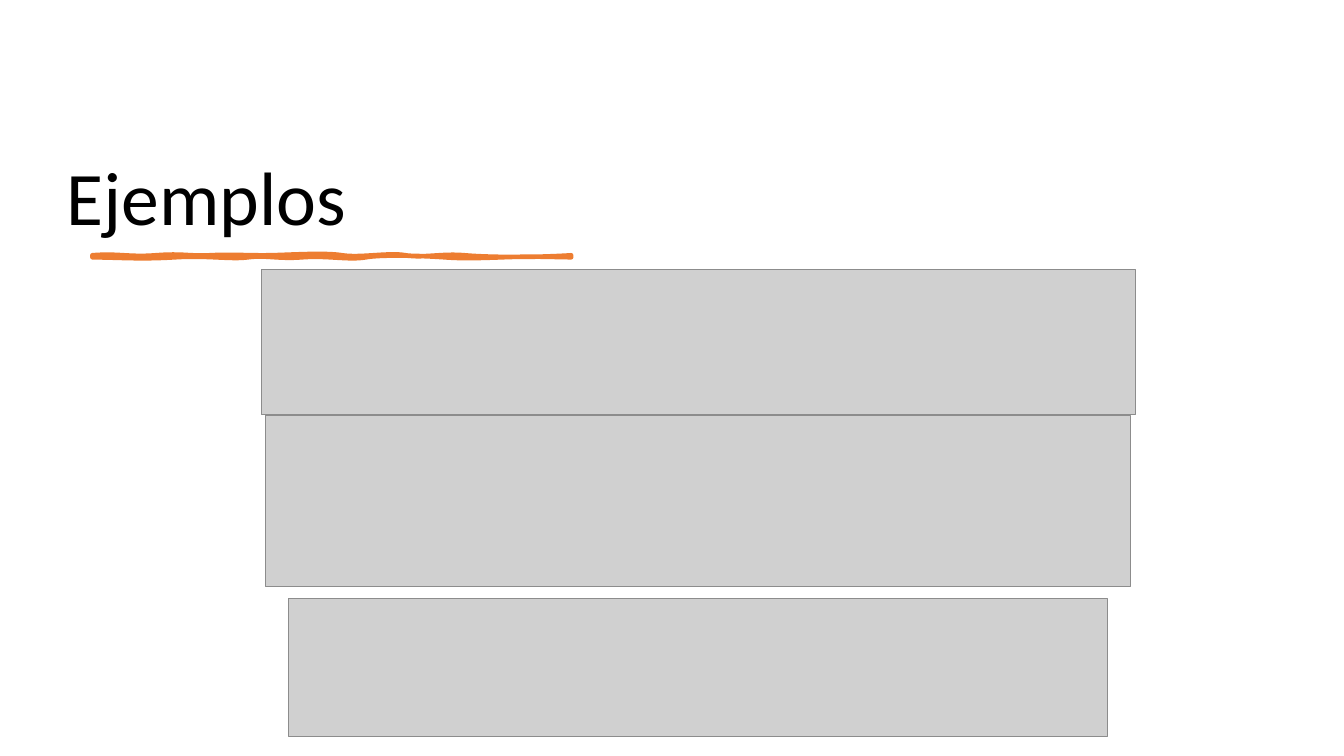
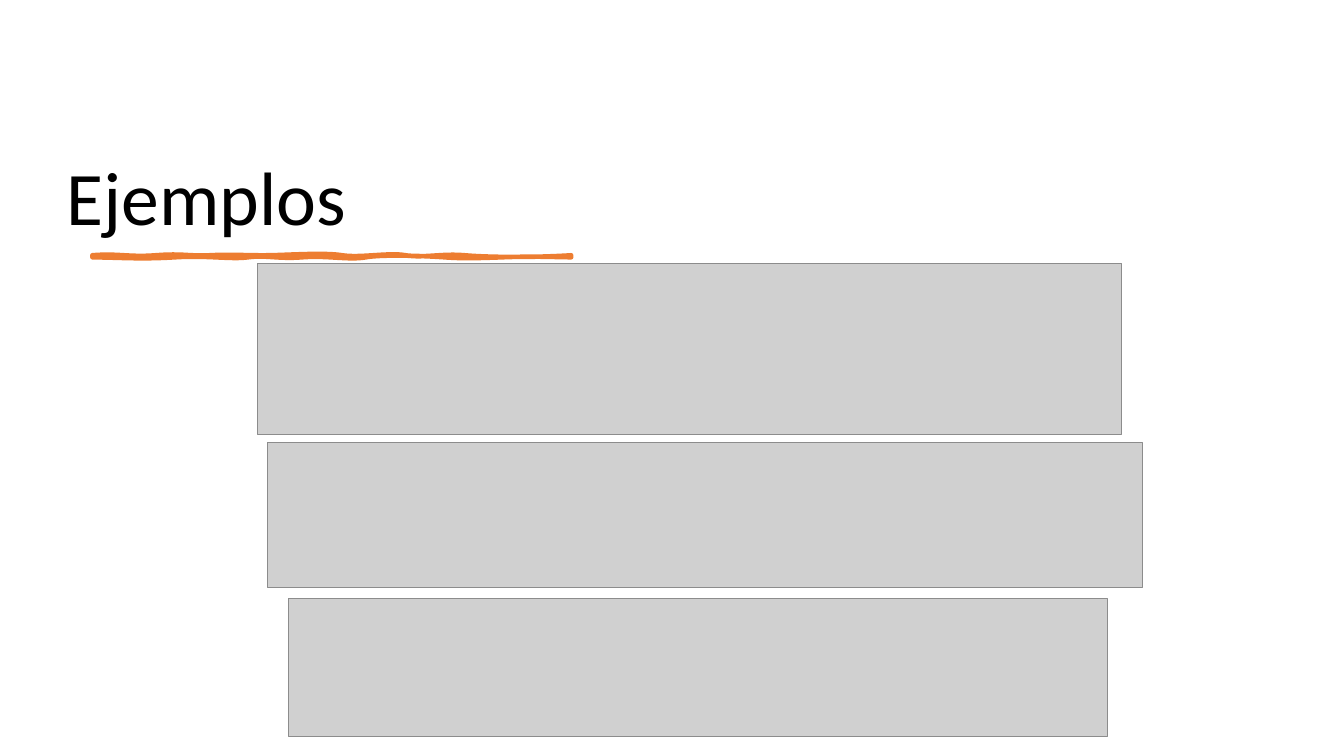
Before and after one commit to jemoralesuvg/Progra_de_micros, a slide deck: slide 3 of Python_Adafruit/10_Python.pptx. Drawn at 1344x756 pixels with LibreOffice and Linux fonts; fonts in the diff are those of the drawing; grey boxes stand for pictures. Boxes give left, top, right and bottom in pixels: in the first picture for what was removed or moved away, otherwise in the second. Text is boxed around its words. In the diff, an @@ line names an element or a change of style, - is before the commit and + after.

```diff
--- a/Python_Adafruit/10_Python.pptx
+++ b/Python_Adafruit/10_Python.pptx
@@ picture: place and size @@
-picture at bbox=[266, 416, 1131, 588]
+picture at bbox=[257, 263, 1122, 435]
@@ picture: place and size @@
-picture at bbox=[261, 269, 1136, 414]
+picture at bbox=[268, 443, 1143, 588]
```
Also in this commit, not shown: 2 other slides changed, 3 other files.
